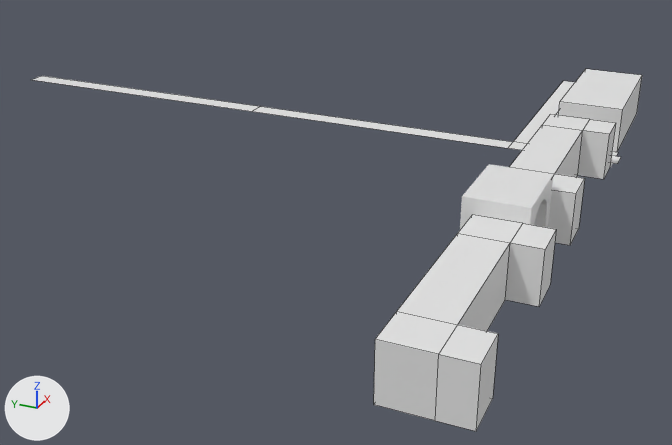
What one commit did to the Blender file Proj.blend.
Rendered twice from a camera (50 mm lens) standing at (-189.0, -161.0, 94.0) and looking at (40.0, -58.0, -20.0). Arrows for +X, +Y and +Z are at lower left; the lights stay in place. Mesh edges are drawn as thin lines on the coarser meshes.

Objects in the first picture: 'Arco', 'Edificio1', 'Edificio100', 'Edificio2', 'Estrada1'.
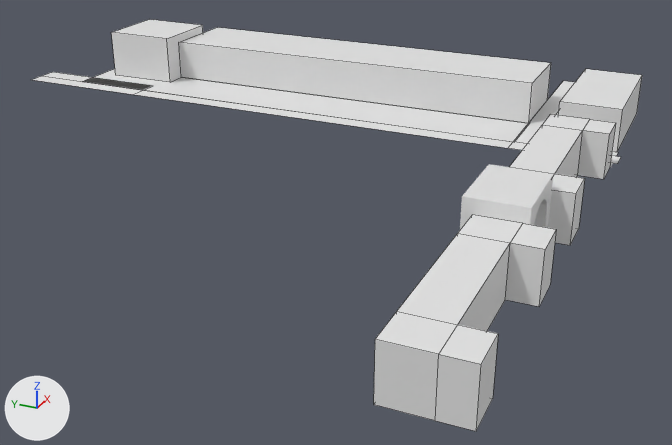
What differs and where, as boxes [x1, y1, x2, y2] in the pictures (672 x 445 px):
'Edificio3', added: after [179, 27, 551, 123]
'Plane', added: after [84, 69, 529, 142]
'Estrada1', reshaped: before [32, 76, 621, 164]; after [32, 72, 621, 164]
'Cube', added: after [111, 19, 203, 82]
part 1 of me_plane_002, built on: before [32, 76, 513, 148]; after [32, 72, 513, 148]

What changed in the scene script:
```text
Change me_plane_002:
    where me_plane_002.from_pydata(...)  # 12 vertices, 5 faces; spans x -1.0..25.0, y -1.0..209.0, z 0.0
    used by ob_estrada1; location = (72.6, -131.6, 0.0); scale = (3.0, 1.0, 1.0)
    verts and faces of me_plane_002; kept vertices keep their numbers, new ones are numbered from 12
    before: 3 (1.0, 209.0, 0.0) at pixel (41, 75), 6 (1.0, 117.0, 0.0) at pixel (260, 106), 7 (-1.0, 117.0, 0.0) at pixel (252, 111)
    me_plane_002 part 1
    add verts[6] = (1.0, 164.0, 0.0)  # moved, pixel (143, 90)
    add verts[7] = (-1.0, 164.0, 0.0)  # moved, pixel (133, 94)
    add verts[12] = (3.0, 209.0, 0.0)  # pixel (52, 71)
    add verts[13] = (3.0, 164.0, 0.0)  # pixel (153, 85)
    add faces += [(3, 6, 13, 12)]
Add me_cube_005:
    me_cube_005.from_pydata(...)  # a box spanning x -0.99..1.0, y -1.0..1.0, z -1.0..1.0
Add me_plane_006:
    me_plane_006.from_pydata([(-1.0, -1.0, 0.0), (1.0, -1.0, 0.0), (-1.0, 1.0, 0.0), (1.0, 1.0, 0.0)], [], [(0, 1, 3, 2)])
Add me_cube_006:
    me_cube_006.from_pydata(...)  # a box spanning x -1.01..0.99, y -0.78..1.22, z -1.0..1.0
Add ob_plane:
    ob_plane = bpy.data.objects.new('Plane', me_plane_006)
    ob_plane.location = (84.8, -21.4, 0.0)
    ob_plane.scale = (10.0, 80.0, 1.0)
    _m = ob_plane.modifiers.new('Boolean', 'BOOLEAN')
    _m.object = ob_edificio3
    _m.solver = 'FLOAT'
    _m = ob_plane.modifiers.new('Boolean.001', 'BOOLEAN')
    _m.object = ob_cube
    _m.solver = 'FLOAT'
    _m = ob_plane.modifiers.new('Boolean.002', 'BOOLEAN')
    _m.object = ob_estrada1
    _m.solver = 'FLOAT'
Add ob_edificio3:
    ob_edificio3 = bpy.data.objects.new('Edificio3', me_cube_005)
    ob_edificio3.location = (107.9, -36.2, 6.5)
    ob_edificio3.scale = (13.5, 65.0, 6.5)
Add ob_cube:
    ob_cube = bpy.data.objects.new('Cube', me_cube_006)
    ob_cube.location = (99.1, 38.2, 8.0)
    ob_cube.scale = (12.0, 12.0, 8.0)
```
